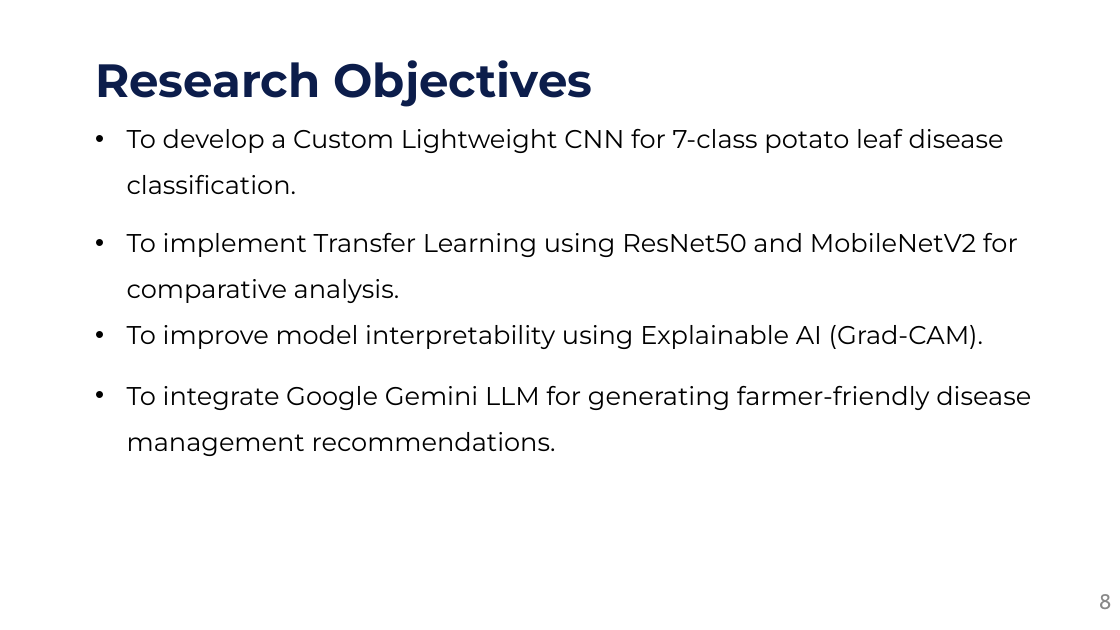
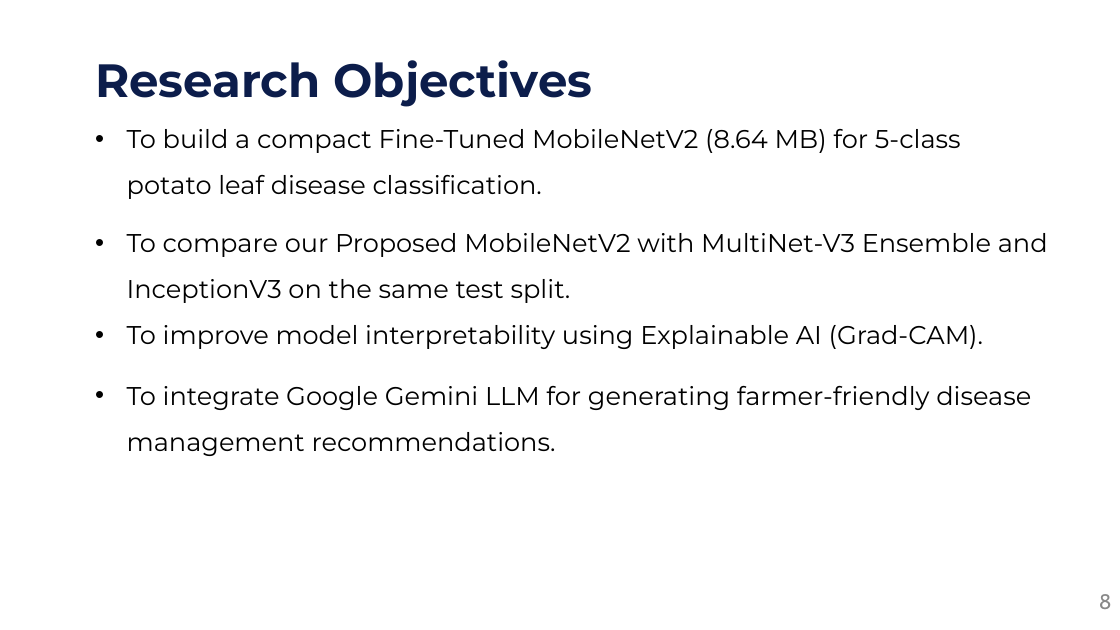
Before and after one commit to mamunonweb/capstone, a slide deck: slide 8 of 01/presentation/Potato_Leaf_Disease_Defense_Slides.pptx. Drawn at 1120x630 pixels with LibreOffice and Linux fonts; fonts in the diff are those of the drawing. Boxes give left, top, right and bottom in pixels: in the first picture for what was removed or moved away, otherwise in the second. Text is boxed around its words. In the diff, an @@ line names an element or a change of style, - is before the commit and + after.

Commit message:
Align 01 report and slides with verified 3-model GPU results (MobileNetV2, MultiNet-V3, InceptionV3)

```diff
--- a/01/presentation/Potato_Leaf_Disease_Defense_Slides.pptx
+++ b/01/presentation/Potato_Leaf_Disease_Defense_Slides.pptx
@@ text at (x1=127, y1=129, x2=1048, y2=303): text changed @@
-• To develop a Custom Lightweight CNN for 7-class potato leaf disease classification.
-• To implement Transfer Learning using ResNet50 and MobileNetV2 for comparative analysis.
+• To build a compact Fine-Tuned MobileNetV2 (8.64 MB) for 5-class potato leaf disease classification.
+• To compare our Proposed MobileNetV2 with MultiNet-V3 Ensemble and InceptionV3 on the same test split.
```
Also in this commit, not shown: 28 other slides changed, 1 slide added, 2 slides removed, 25 other files.
